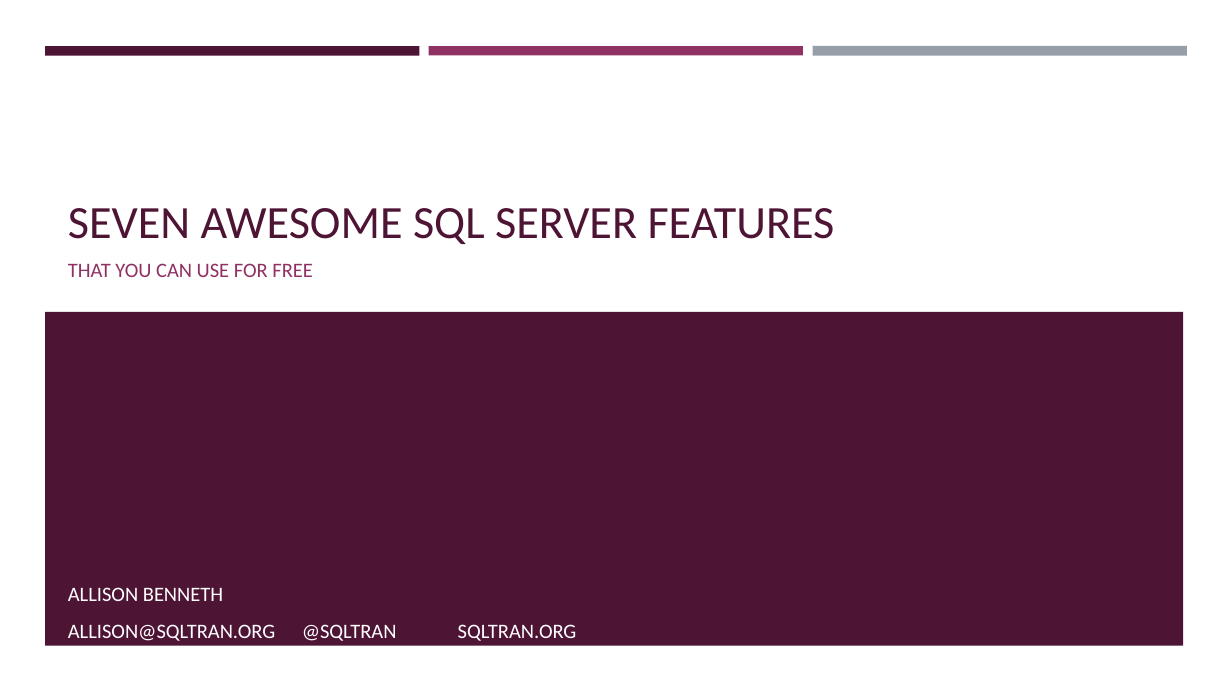
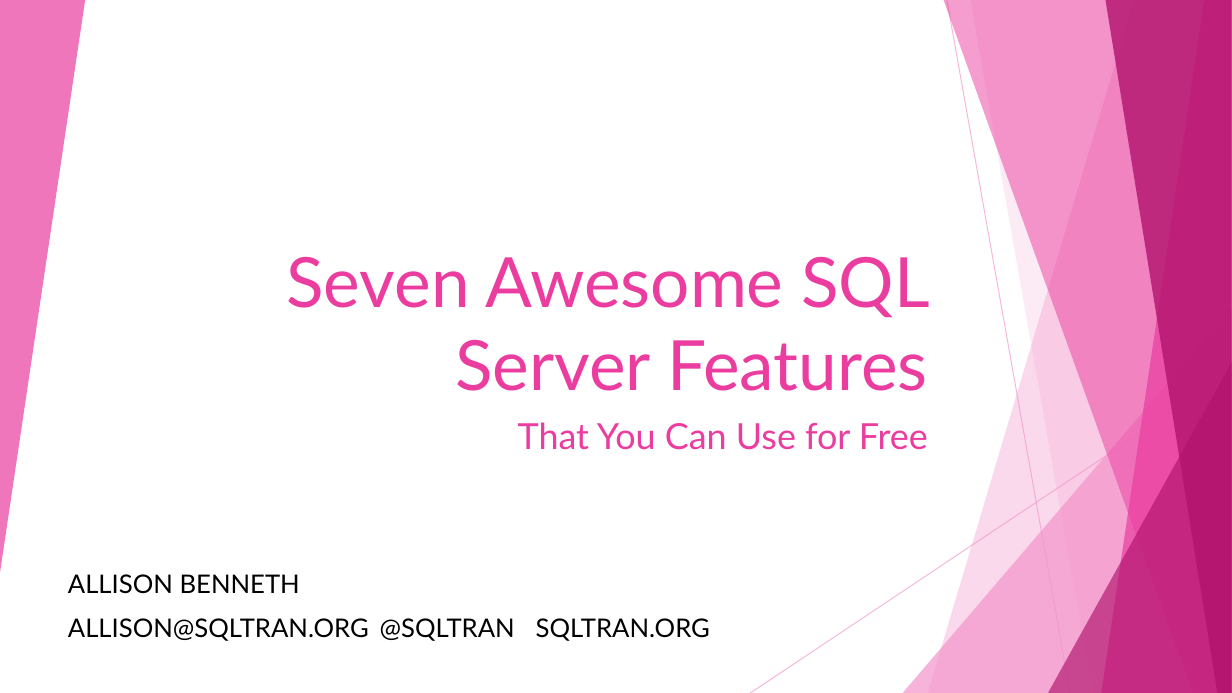
Before and after one commit to sqltran/SevenAwesomeSQLFeatures, a slide deck: slide 1 of AwesomeFreeSQLServerFeatures.pptx. Drawn at 1232x693 pixels with LibreOffice and Linux fonts; fonts in the diff are those of the drawing. Boxes give left, top, right and bottom in pixels: in the first picture for what was removed or moved away, otherwise in the second. Text is boxed around its words. In the diff, an @@ line names an element or a change of style, - is before the commit and + after.

Commit message:
Chage presentation theme and fixup.

```diff
--- a/AwesomeFreeSQLServerFeatures.pptx
+++ b/AwesomeFreeSQLServerFeatures.pptx
@@ group added at box(0, 0, 1232, 693): 5 freeform shapes, 3 triangles, 2 lines @@
@@ rectangle removed at box(45, 46, 420, 55) @@
@@ rectangle removed at box(429, 46, 803, 55) @@
@@ rectangle removed at box(812, 46, 1187, 56) @@
@@ title at box(287, 257, 930, 391): text changed; size 36 to 54 pt; font Calibri to Lato; text colour #4D1434 to #EB3D9F @@
-SEVEN AWESOME SQL SERVER FEATURES
+Seven Awesome SQL Server Features
@@ rectangle removed at box(45, 311, 1184, 645) @@
@@ subtitle at box(518, 422, 928, 450): text changed; size 16 to 28 pt; font Calibri to Lato; text colour #903163 to #EB3D9F @@
-THAT YOU CAN USE FOR FREE
+That You Can Use for Free
@@ text "ALLISON BENNETH" at box(68, 574, 710, 641): size 16 to 20 pt, font Calibri to Lato, text colour #FFFFFF to #000000 @@
```
Also in this commit, not shown: 32 other slides changed, 4 slides added.
